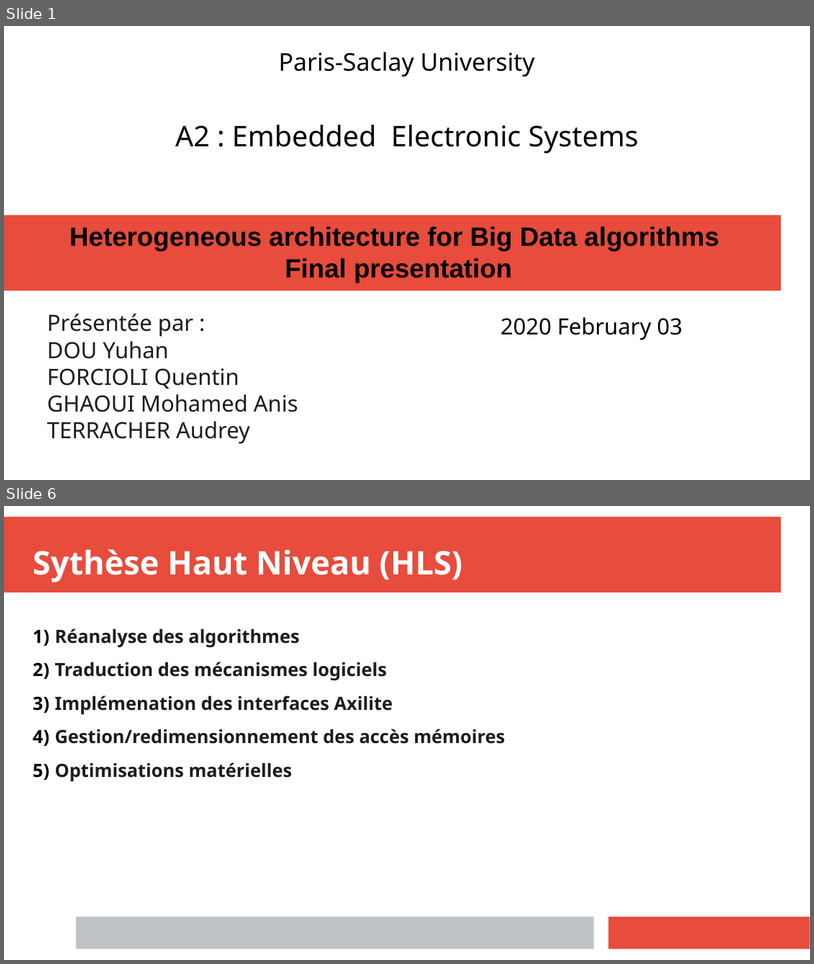
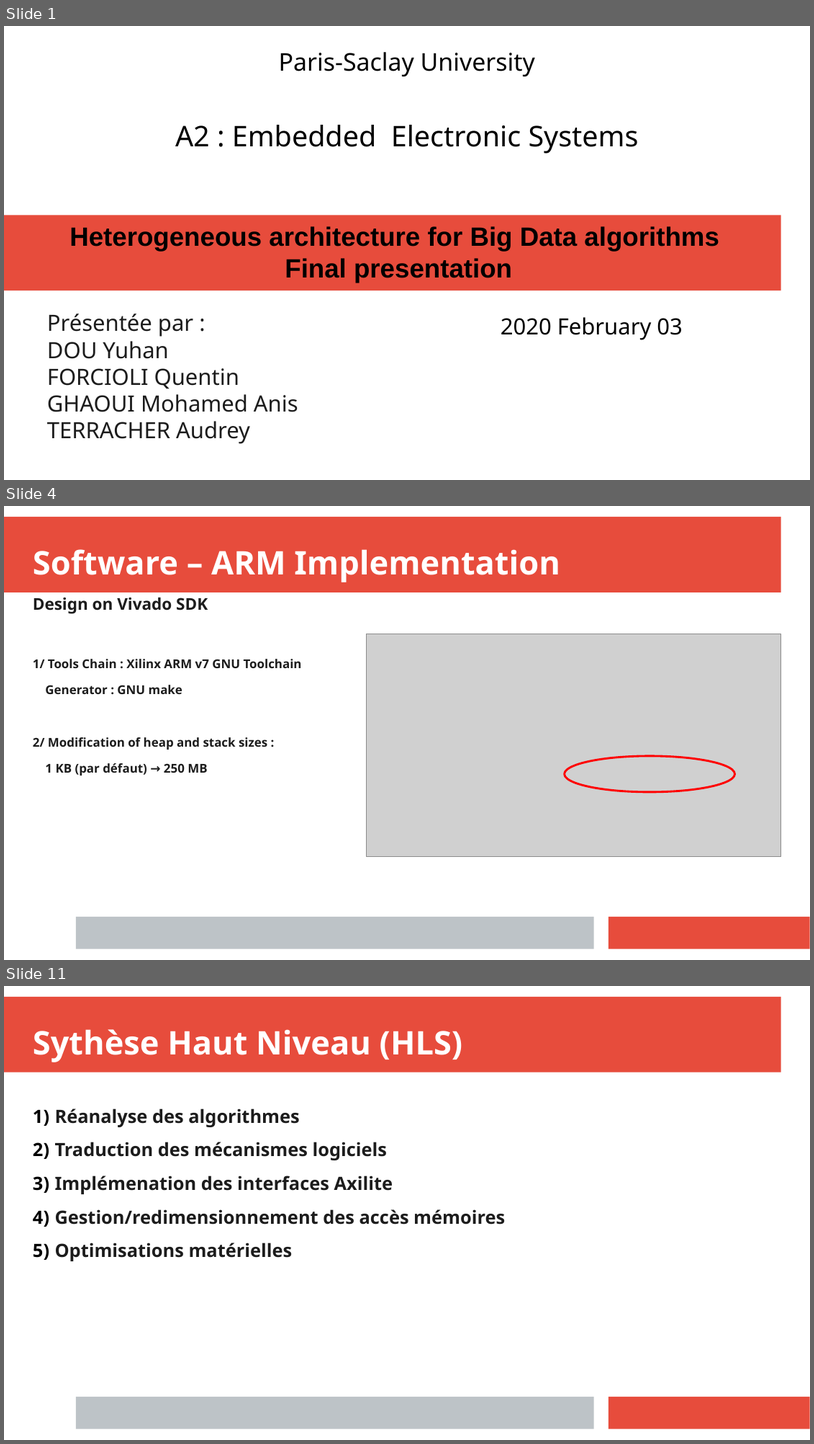
Before and after one commit to anisghaoui/A2, a slide deck: presentation_finale/prensent_A2_ghaoui.pptx. Shown one above the other, each under a label of ours: slides 1 and 6 before the commit, slides 1, 4 and 11 after it; the slides between them are not shown. The pictures are 814x964 and 814x1444 pixels, drawn with LibreOffice and Linux fonts; fonts in the diff are those of the drawing; grey boxes stand for pictures. Boxes give left, top, right and bottom in pixels: in the first picture for what was removed or moved away, otherwise in the second. Text is boxed around its words. In the diff, an @@ line names an element or a change of style, - is before the commit and + after.

```diff
--- a/presentation_finale/prensent_A2_ghaoui.pptx
+++ b/presentation_finale/prensent_A2_ghaoui.pptx
@@ slide 4 added at (4,506,810,960), background #FFFFFF; not listed: 3 template elements that a slide beside it also shows @@
@@ text added at (33,549,561,582), 32 pt, text #FFFFFF, bold @@
+Software – ARM Implementation
@@ text added at (33,597,302,775), 12 pt, text #1C1C1C, bold @@
+Design on Vivado SDK
+1/ Tools Chain : Xilinx ARM v7 GNU Toolchain
+Generator : GNU make
+2/ Modification of heap and stack sizes :
+1 KB (par défaut) → 250 MB
@@ picture added at (367,634,782,857) @@
@@ ellipse added at (565,756,735,791), outline #FF0000 2 pt @@
@@ what was slide 6 is now slide 11 @@
```
Also in this commit, not shown: 1 slide changed, 7 other slides added, 3 slides removed, 14 other files.
